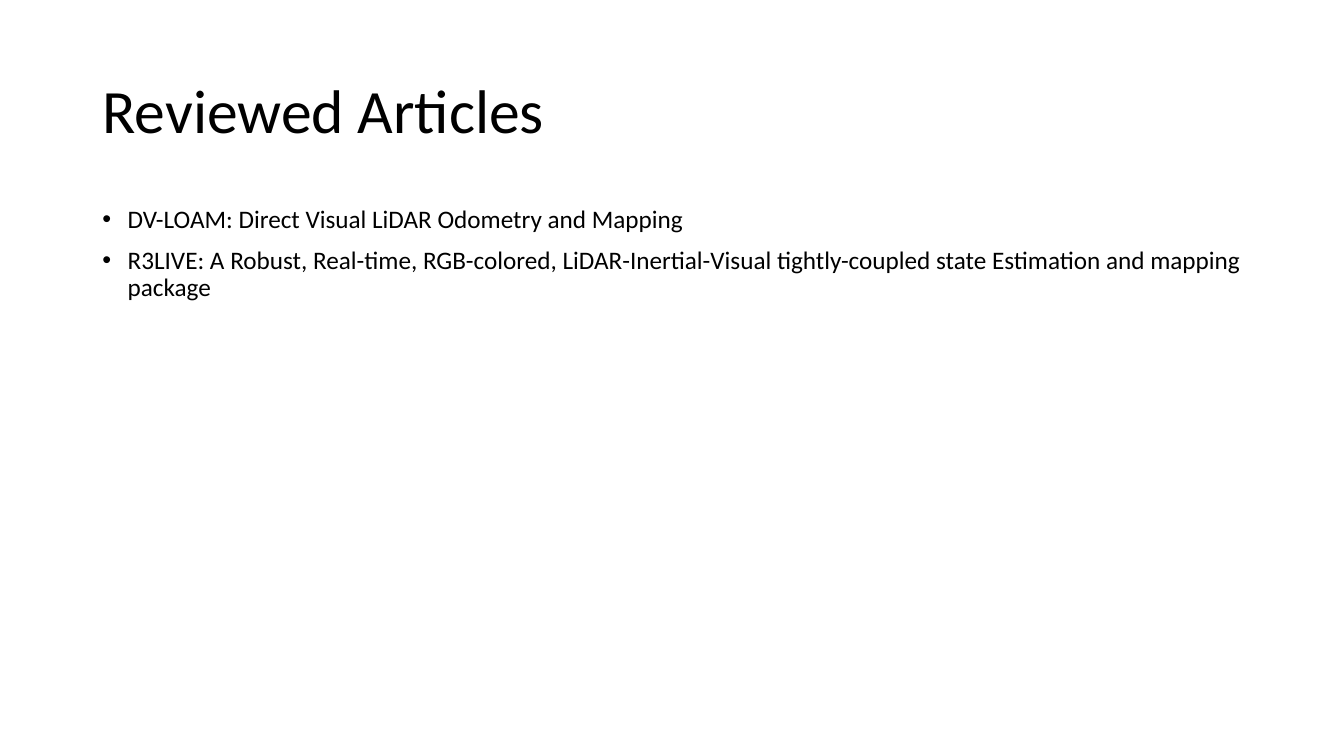
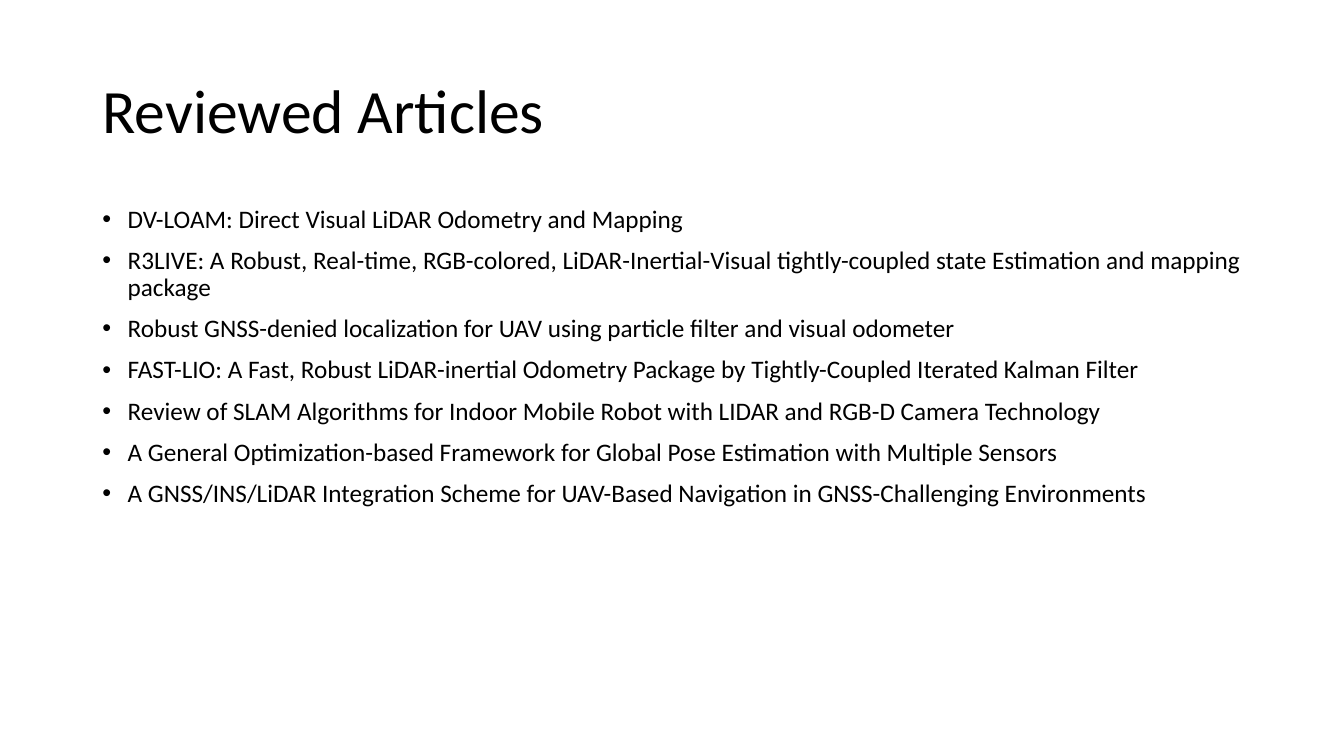
Before and after one commit to klpkw/S23-SLR, a slide deck: slide 9 of presentations/week 4/Week 4 - slr.pptx (slide 8 before the commit). Drawn at 1344x756 pixels with LibreOffice and Linux fonts; fonts in the diff are those of the drawing. Boxes give left, top, right and bottom in pixels: in the first picture for what was removed or moved away, otherwise in the second. Text is boxed around its words. In the diff, an @@ line names an element or a change of style, - is before the commit and + after.

```diff
--- a/presentations/week 4/Week 4 - slr.pptx
+++ b/presentations/week 4/Week 4 - slr.pptx
@@ text at [128, 319, 1146, 507]: paragraphs added @@
+• Robust GNSS-denied localization for UAV using particle filter and visual odometer
+• FAST-LIO: A Fast, Robust LiDAR-inertial Odometry Package by Tightly-Coupled Iterated Kalman Filter
+• Review of SLAM Algorithms for Indoor Mobile Robot with LIDAR and RGB-D Camera Technology
+• A General Optimization-based Framework for Global Pose Estimation with Multiple Sensors
+• A GNSS/INS/LiDAR Integration Scheme for UAV-Based Navigation in GNSS-Challenging Environments
```
Also in this commit, not shown: 4 other slides changed, 1 slide added.
